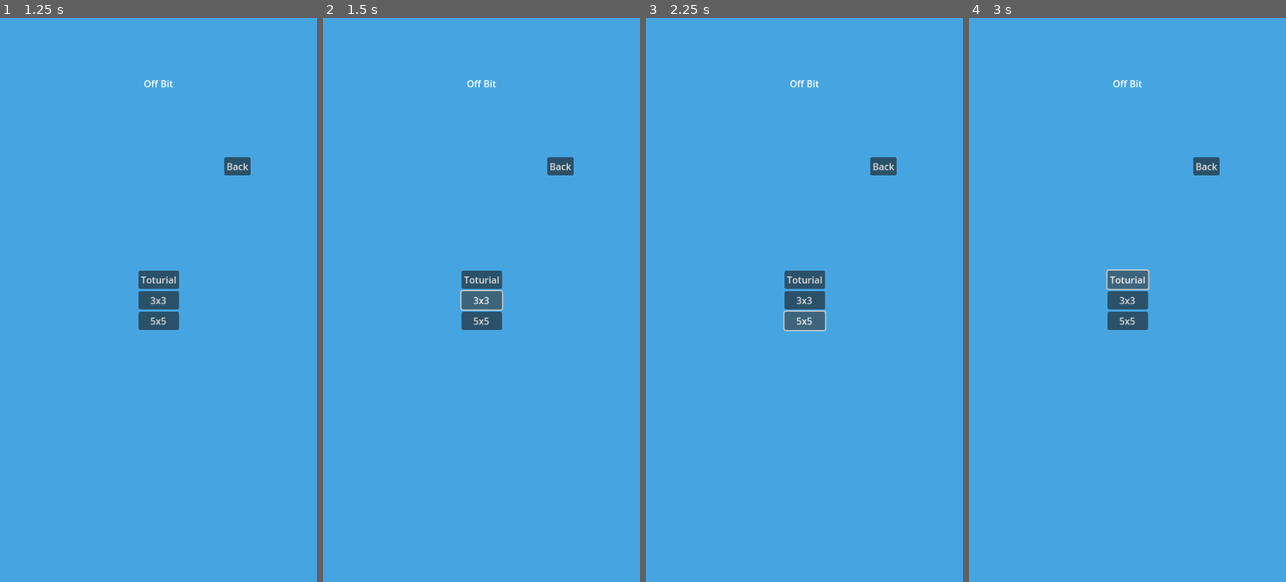
Above: before the commit, frames 1-4 (left to right).
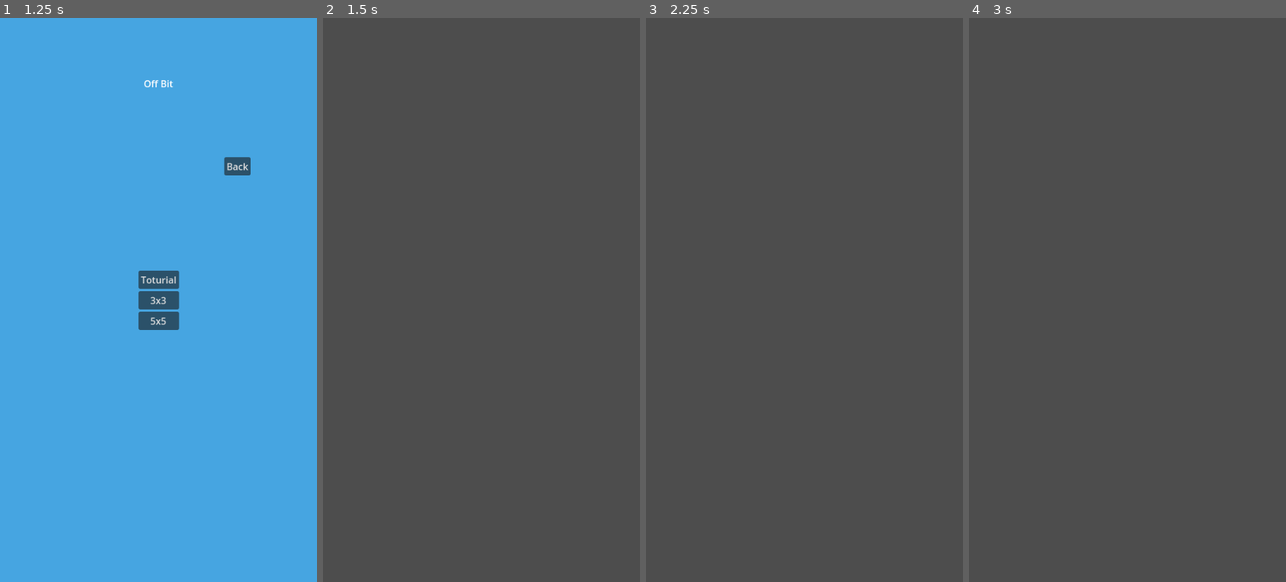
Above: after the commit, the same moments.

Repository: SytonK/off-bit
Game: Godot game, scene res://scenes/UI/menus/main menu/main_menu.tscn
Same seed, same stepped clock (60 frames per second), same inputs: the game is played once before the commit and once after it.
Inputs (mouse positions are in pixels of both pictures, inside the frame that each line leads up to):
- Up to frame 1 (1.25 s): click "Base mode" at 0.5 s
- Up to frame 2 (1.5 s): click "3x3" at 1.25 s
- Up to frame 3 (2.25 s): click (804, 322) at 2 s, where only the run before the commit has a clickable "5x5"
- Up to frame 4 (3 s): click (1127, 277) at 2.75 s, where only the run before the commit has a clickable "Toturial"

Frame 1 is identical in both runs. In frame 2, 100% of the frame differs, in the area x 0-100%, y 0-100%; in frame 3, 100%; in frame 4, 100%.

Commit message:
feat/add global grid metadata

Diff:
--- a/project.godot
+++ b/project.godot
@@ -14,6 +14,10 @@
 run/main_scene="uid://dspvwnb0tiyjg"
 config/features=PackedStringArray("4.4", "Mobile")
 config/icon="res://icon.svg"
+
+[autoload]
+
+grid_metadata="*res://scripts/globals/gird_metadata.gd"
 
 [display]
 
--- a/scenes/UI/menus/base mode menu/base_mode_menu.tscn
+++ b/scenes/UI/menus/base mode menu/base_mode_menu.tscn
@@ -1,4 +1,6 @@
-[gd_scene format=3 uid="uid://dl15kh0veqeuc"]
+[gd_scene load_steps=2 format=3 uid="uid://dl15kh0veqeuc"]
+
+[ext_resource type="Script" uid="uid://cl6xvv8c4eg7k" path="res://scripts/UI/menus/base mode menu/base_mode_menu.gd" id="1_yk48m"]
 
 [node name="BaseModeMenu" type="VBoxContainer"]
 anchors_preset = 8
@@ -13,6 +15,7 @@
 grow_horizontal = 2
 grow_vertical = 2
 alignment = 1
+script = ExtResource("1_yk48m")
 
 [node name="ToturialButton" type="Button" parent="."]
 layout_mode = 2
@@ -25,3 +28,6 @@
 [node name="5x5Button" type="Button" parent="."]
 layout_mode = 2
 text = "5x5"
+
+[connection signal="pressed" from="3x3Button" to="." method="_on_x_3_button_pressed"]
+[connection signal="pressed" from="5x5Button" to="." method="_on_x_5_button_pressed"]
--- /dev/null
+++ b/scenes/game/game.tscn
@@ -0,0 +1,3 @@
+[gd_scene format=3 uid="uid://c34b4psq5br4g"]
+
+[node name="Game" type="Node2D"]
--- /dev/null
+++ b/scripts/UI/menus/base mode menu/base_mode_menu.gd
@@ -0,0 +1,11 @@
+extends VBoxContainer
+
+
+func _on_x_3_button_pressed() -> void:
+	grid_metadata.set_metadata(3,3,2)
+	get_tree().change_scene_to_packed(GridMetadata.GAME_SCENE)
+
+
+func _on_x_5_button_pressed() -> void:
+	grid_metadata.set_metadata(5,5,2)
+	get_tree().change_scene_to_packed(GridMetadata.GAME_SCENE)
--- /dev/null
+++ b/scripts/globals/gird_metadata.gd
@@ -0,0 +1,12 @@
+class_name GridMetadata extends Node
+
+const GAME_SCENE = preload("res://scenes/game/game.tscn")
+
+var width: int
+var height: int
+var modulo: int
+
+func set_metadata(p_width: int, p_height: int, p_modulo: int) -> void:
+	width = p_width
+	height = p_height
+	modulo = p_modulo
Not shown, added: scripts/UI/menus/base mode menu/base_mode_menu.gd.uid
Not shown, added: scripts/globals/gird_metadata.gd.uid
